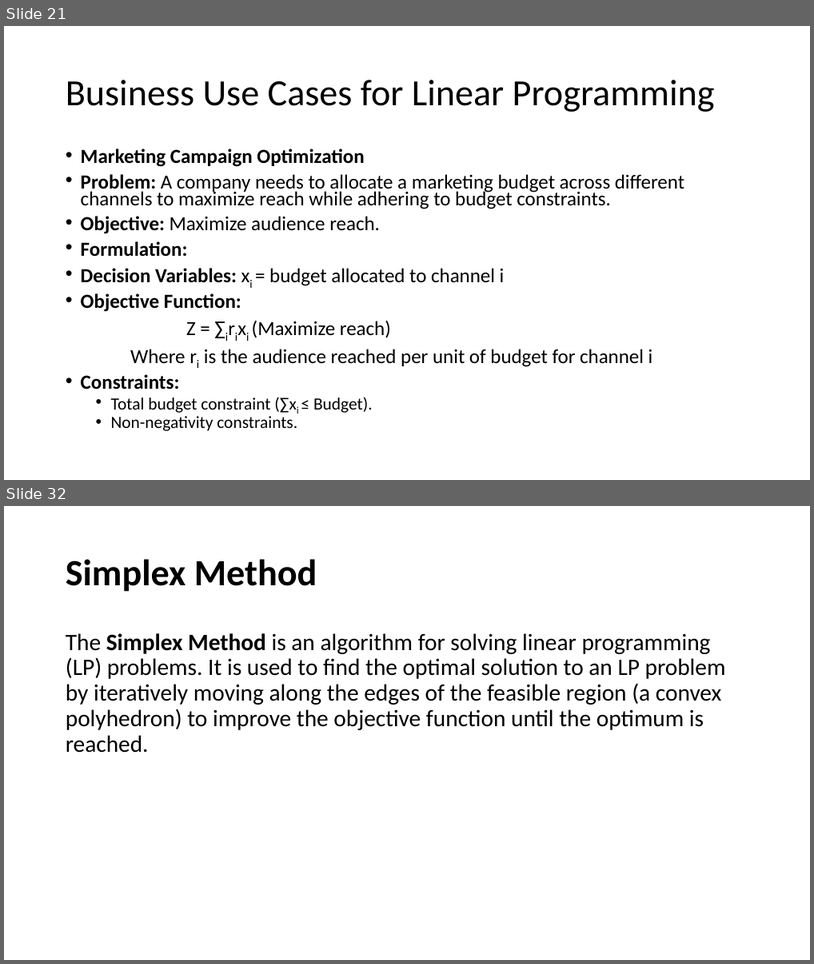
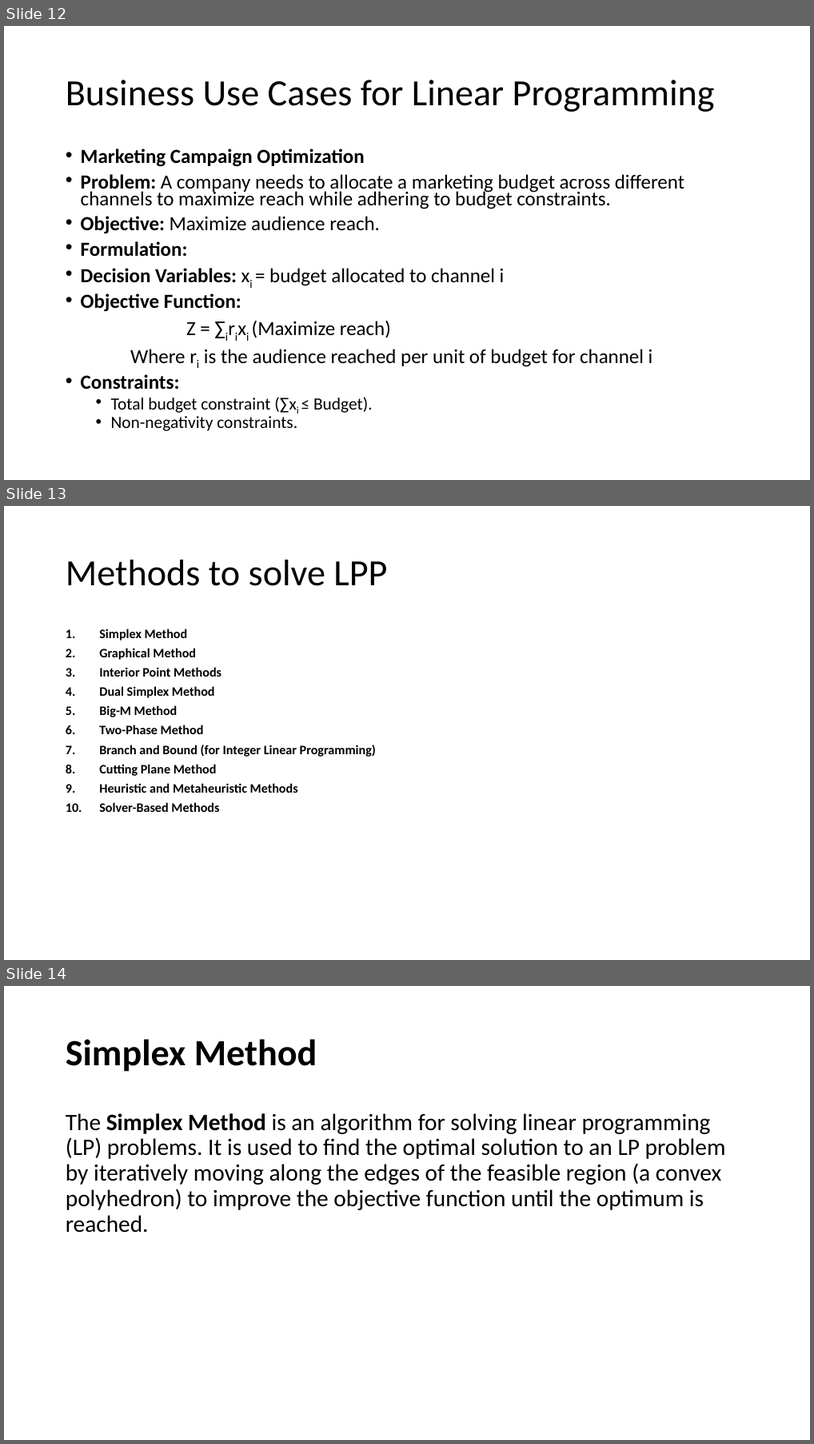
Before and after one commit to basudev2016/OperationResearch, a slide deck: OR.pptx. Shown one above the other, each under a label of ours: slides 21 and 32 before the commit, slides 12, 13 and 14 after it; the slides between them are not shown. The pictures are 814x964 and 814x1444 pixels, drawn with LibreOffice and Linux fonts; fonts in the diff are those of the drawing. Boxes give left, top, right and bottom in pixels: in the first picture for what was removed or moved away, otherwise in the second. Text is boxed around its words. In the diff, an @@ line names an element or a change of style, - is before the commit and + after.

```diff
--- a/OR.pptx
+++ b/OR.pptx
@@ slide 13 added at [4,506,810,960], background #FFFFFF @@
@@ title added at [66,560,387,586], 44 pt, text #000000 @@
+Methods to solve LPP
@@ text added at [99,628,376,812], 15.4 pt, text #000000, bold @@
+1. Simplex Method
+2. Graphical Method
+3. Interior Point Methods
+4. Dual Simplex Method
+5. Big-M Method
+6. Two-Phase Method
+7. Branch and Bound (for Integer Linear Programming)
+8. Cutting Plane Method
+9. Heuristic and Metaheuristic Methods
+10. Solver-Based Methods
@@ what was slide 21 is now slide 12 @@
@@ what was slide 32 is now slide 14 @@
```
Also in this commit, not shown: 2 slides changed, 8 other slides added, 1 slide removed, 1 other file.
